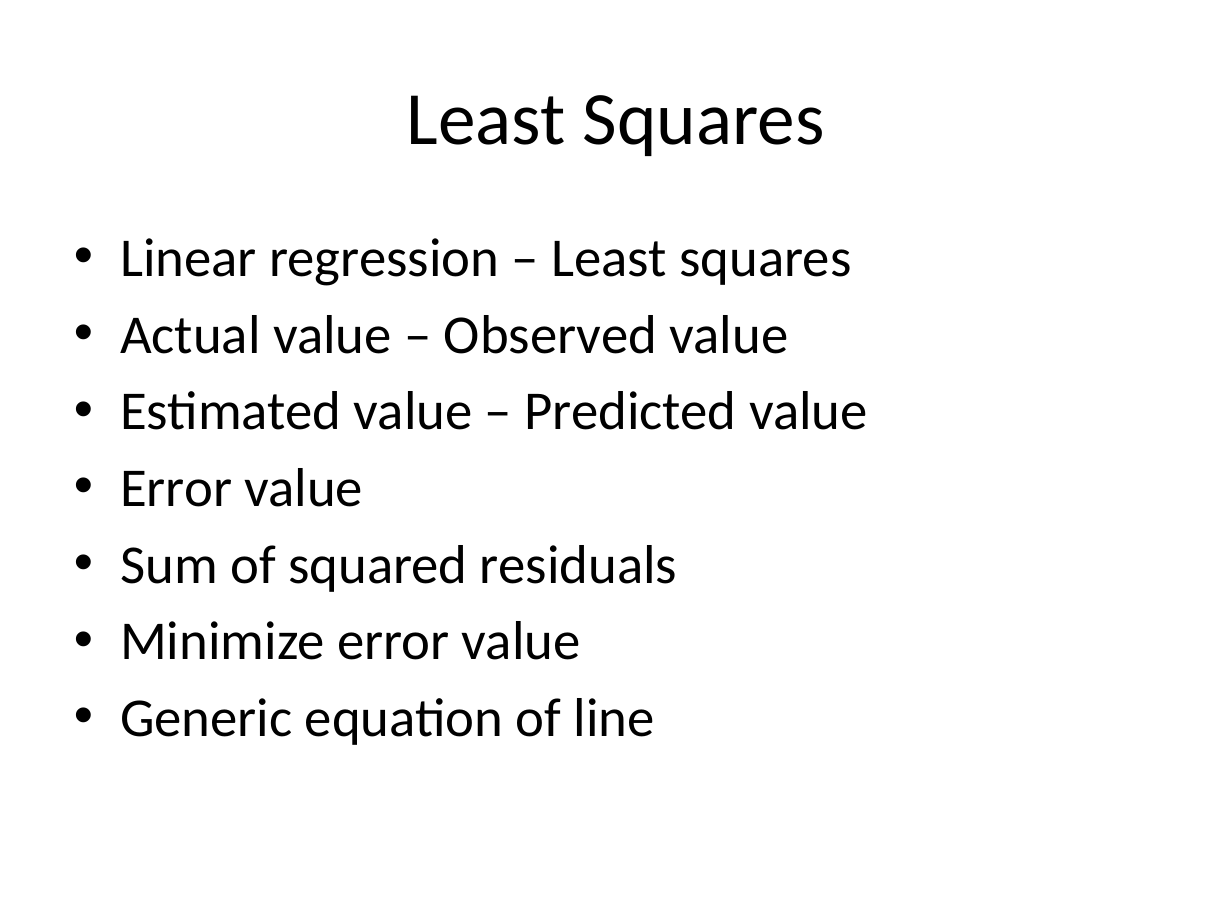
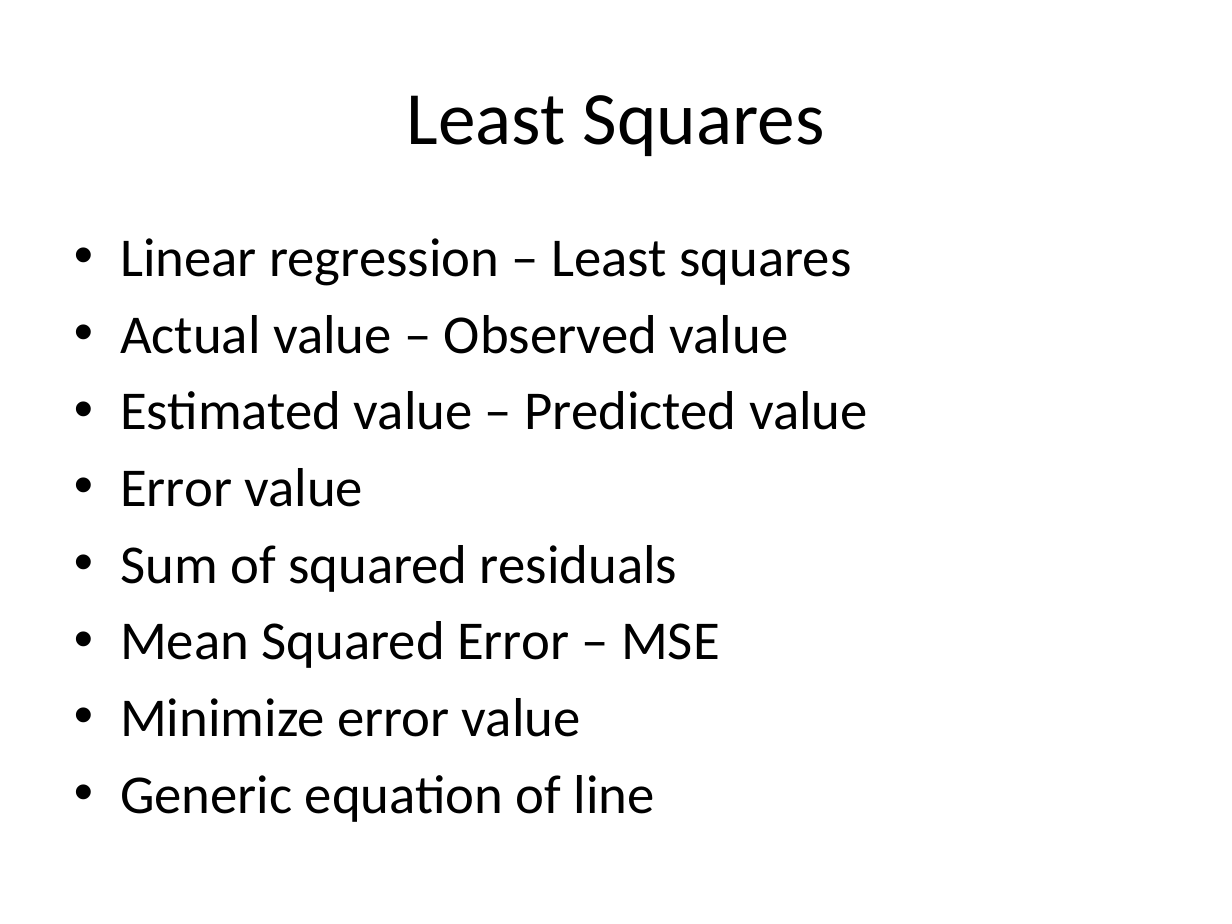
Before and after one commit to look4pritam/ArtificialIntelligence, a slide deck: slide 11 of MachineLearning/LinearRegression/LinearRegression.pptx. Drawn at 1232x924 pixels with LibreOffice and Linux fonts; fonts in the diff are those of the drawing. Boxes give left, top, right and bottom in pixels: in the first picture for what was removed or moved away, otherwise in the second. Text is boxed around its words. In the diff, an @@ line names an element or a change of style, - is before the commit and + after.

```diff
--- a/MachineLearning/LinearRegression/LinearRegression.pptx
+++ b/MachineLearning/LinearRegression/LinearRegression.pptx
@@ text at (120,621,720,668): paragraph added @@
+• Mean Squared Error – MSE
```
Also in this commit, not shown: 3 other slides changed, 1 other file.
